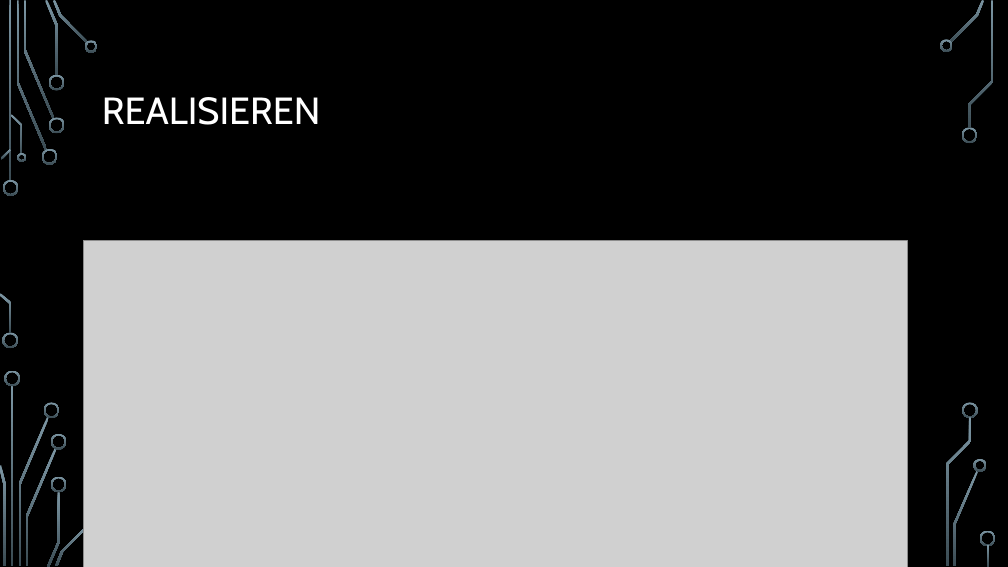
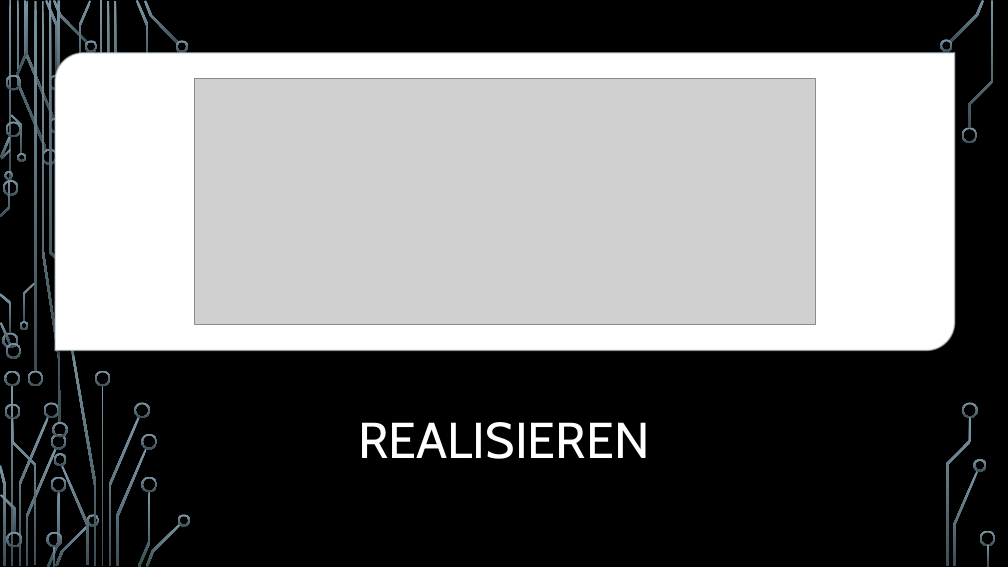
Before and after one commit to GianLuca3000/Projekt-Snake, a slide deck: slide 9 of Projekt m419.pptx (slide 10 before the commit). Drawn at 1008x567 pixels with LibreOffice and Linux fonts; fonts in the diff are those of the drawing; grey boxes stand for pictures; background and template pictures are left out. Boxes give left, top, right and bottom in pixels: in the first picture for what was removed or moved away, otherwise in the second. Text is boxed around its words. In the diff, an @@ line names an element or a change of style, - is before the commit and + after.

```diff
--- a/Projekt m419.pptx
+++ b/Projekt m419.pptx
@@ round diag rect added at (55,53,955,351), fill #FFFFFF, outline #B0C0C8 1.5 pt @@
@@ picture: place and size @@
-picture at (84,240,908,567)
+picture at (194,79,816,324)
@@ title "REALISIEREN": place and size @@
-title "REALISIEREN" at (102,97,321,125)
+title "REALISIEREN" at (358,422,649,459)
@@ title "REALISIEREN" at (358,422,649,459): size 36 to 48 pt; alignment left to centre; vertical alignment middle to bottom @@
@@ group added at (0,0,191,567): 50 freeform shapes, 4 rectangles @@
@@ freeform shape added at (87,514,100,526), fill gradient #7C96A3 to #3B4C54 @@
```
Also in this commit, not shown: 10 other slides changed, 1 slide added, 2 slides removed.
